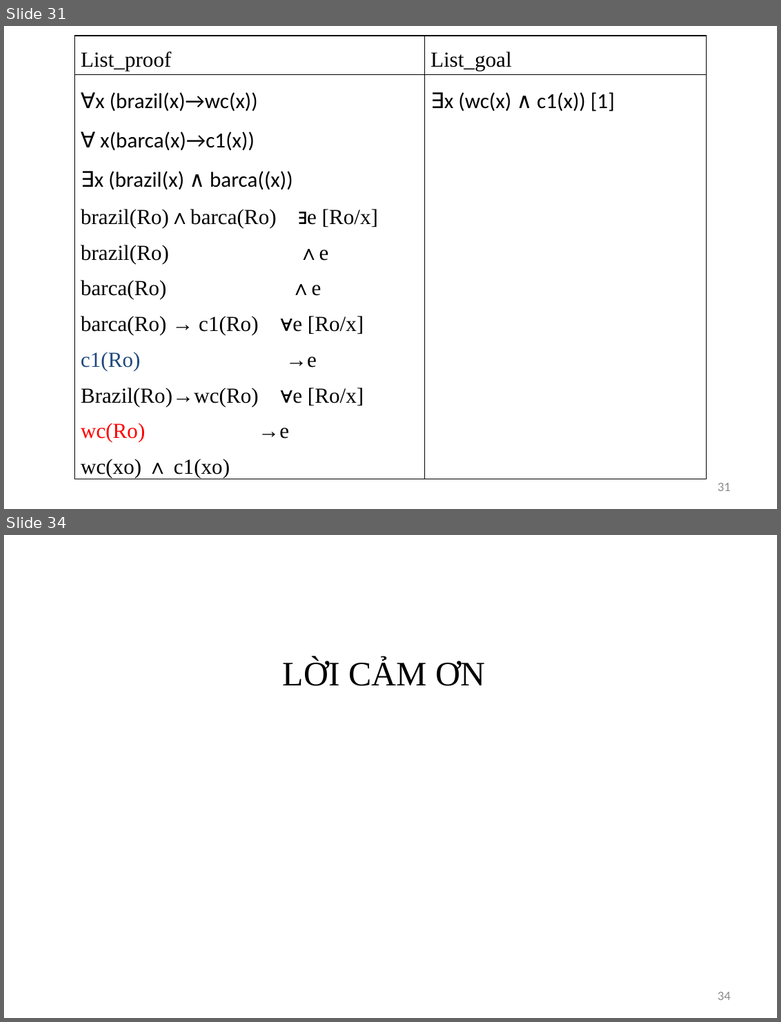
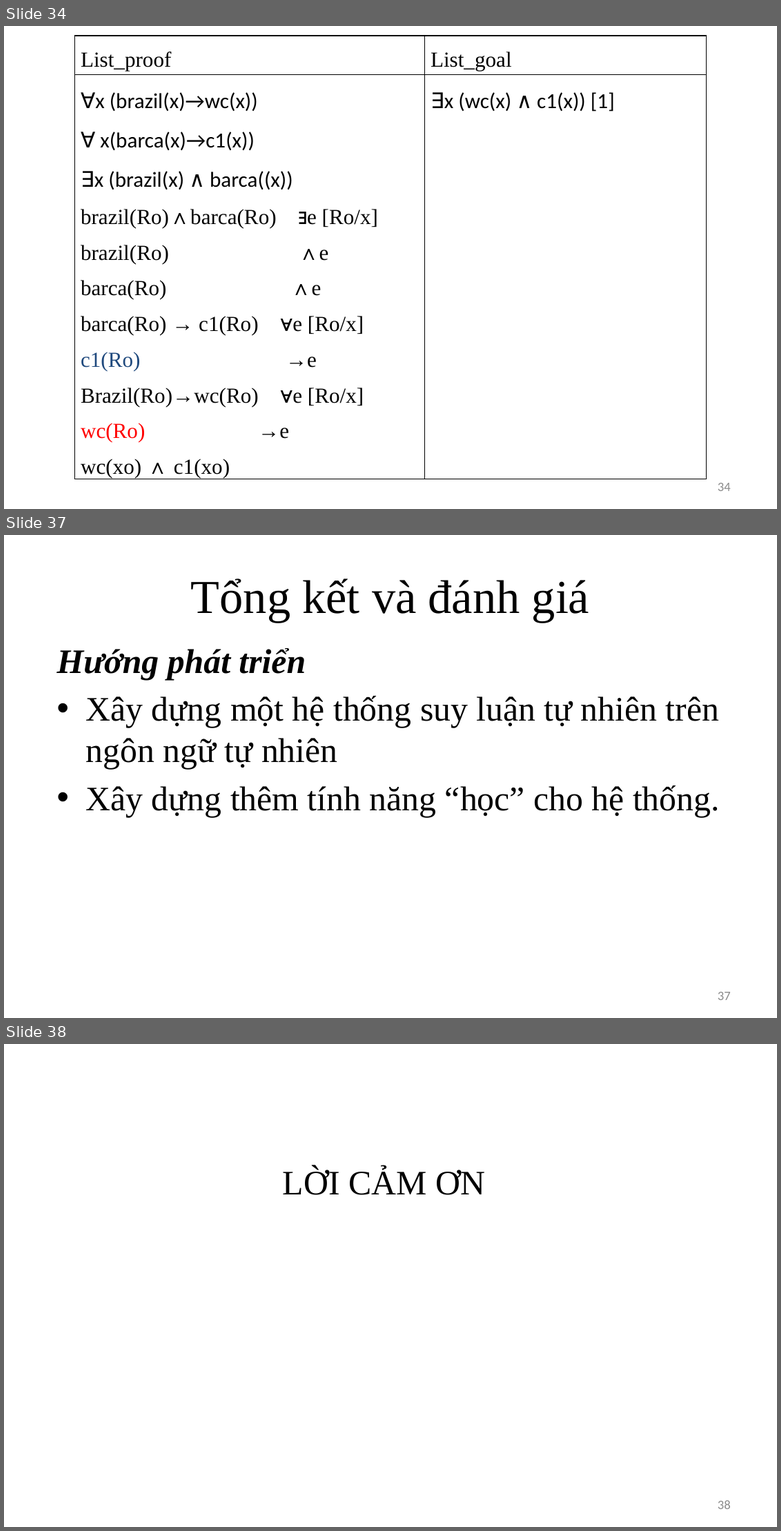
Before and after one commit to giang-rocker/logic, a slide deck: Report/SUY LUẬN TỰ NHIÊN.pptx. Shown one above the other, each under a label of ours: slides 31 and 34 before the commit, slides 34, 37 and 38 after it; the slides between them are not shown. The pictures are 781x1022 and 781x1531 pixels, drawn with LibreOffice and Linux fonts; fonts in the diff are those of the drawing. Boxes give left, top, right and bottom in pixels: in the first picture for what was removed or moved away, otherwise in the second. Text is boxed around its words. In the diff, an @@ line names an element or a change of style, - is before the commit and + after.

```diff
--- a/Report/SUY LUẬN TỰ NHIÊN.pptx
+++ b/Report/SUY LUẬN TỰ NHIÊN.pptx
@@ slide 37 added at bbox=[4, 535, 777, 1018], background #FFFFFF @@
@@ title added at bbox=[191, 578, 589, 623], 44 pt, text #000000 @@
+Tổng kết và đánh giá
@@ text added at bbox=[57, 648, 720, 817], 32 pt, text #000000 @@
+Hướng phát triển
+• Xây dựng một hệ thống suy luận tự nhiên trên ngôn ngữ tự nhiên
+• Xây dựng thêm tính năng “học” cho hệ thống.
@@ page number added at bbox=[717, 992, 731, 1000], 12 pt, text #8C8C8C @@
+37
@@ what was slide 31 is now slide 34 @@
@@ page number at bbox=[717, 483, 731, 491]: text changed @@
-31
+34
@@ what was slide 34 is now slide 38 @@
@@ page number at bbox=[717, 1500, 731, 1509]: text changed @@
-34
+38
```
Also in this commit, not shown: 11 slides changed, 4 other slides added, 1 slide removed, 34 other files.
